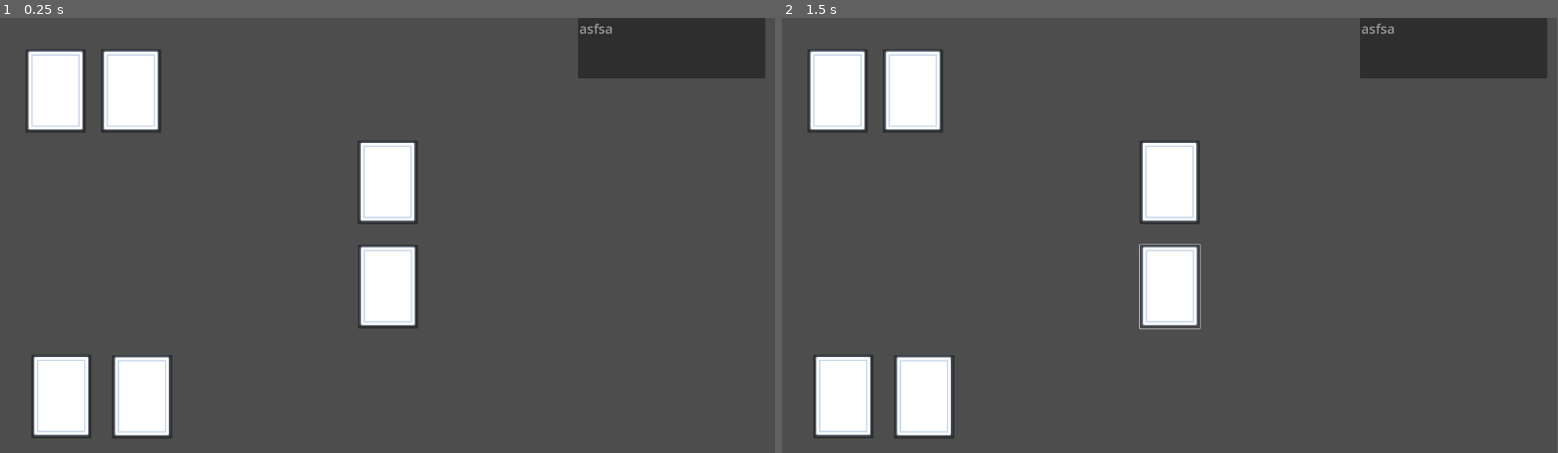
Above: before the commit, frames 1-2 (left to right).
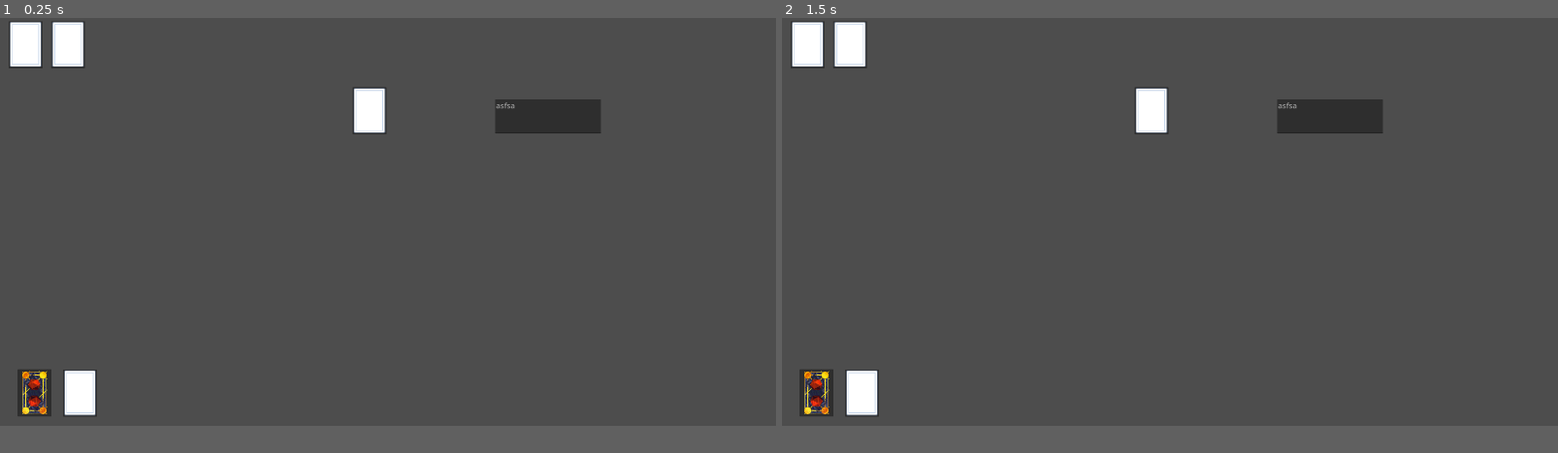
Above: after the commit, the same moments.

Repository: kxjjuneau/CardGameTest
Game: Godot game, scene res://Rooms/main.tscn
Two runs of this game, one before a commit and one after it. Both use one fixed random seed, a clock stepped at 60 frames per second and the inputs below.
Inputs (mouse positions are in pixels of both pictures, inside the frame that each line leads up to):
- Up to frame 1 (0.25 s): no input
- Up to frame 2 (1.5 s): click (1170, 287) at 0.52 s; click (1170, 287) at 1.27 s
In our replay, the window is 799x449 before the commit and 800x421 after it. These sizes can differ from the game's own. Grey fills any space a smaller window leaves; there, only what the larger window draws over its background counts as a difference.

The runs differ from the first frame. In frame 1, 14% of the frame differs, in the area x 1-99%, y 0-97%; in frame 2, 14%.

Commit message:
tarot cards instead with coin animation
tarot cards instead with coin animation

Diff:
--- a/Rooms/MainRoomScript.gd
+++ b/Rooms/MainRoomScript.gd
@@ -1,12 +1,12 @@
 extends Node
 
-@onready var DropZonestatic_body_2d: Node2D = $Camera2D/PlayerDropZone
 @onready var oponent_drop_zone: Node2D = $Camera2D/OponentDropZone
 
 @onready var oponent_deck_1: Node2D = $Camera2D/OponentDeck1
+@onready var player_deck_1: Node2D = $Camera2D/PlayerDeck1
 
 @onready var debug_panel: Node2D = $Camera2D/DEBUGPanel
-
+const PLAYED_MINOR_EFFECT = preload("res://scenes/effects/played_minor_effect.tscn")
 var debugText: TextEdit = null
 var debugTextforhealth = "Player %s  \n  CPU: %s \n"
 @onready var camera_2d: Camera2D = $Camera2D
@@ -32,12 +32,17 @@
 		# Update the position of the instance to follow the mouse position
 		staticBody.position = mousepos
 		if Input.is_action_pressed("selected") && timer <= 0:
-			staticBody.position = DropZonestatic_body_2d.global_position
+			##staticBody.position = DropZonestatic_body_2d.global_position
 			##follow_scene_instance.queue_free()
+			var effect = PLAYED_MINOR_EFFECT.instantiate()
+			effect.position = player_deck_1.global_position
+			add_child(effect)
 			staticBody = null
+
 			timer = 10
 			cpuTurn()
 			executeTurn()
+
 
 
 
--- a/Rooms/main.tscn
+++ b/Rooms/main.tscn
@@ -1,44 +1,62 @@
-[gd_scene load_steps=4 format=3 uid="uid://bpwekdgf5u6kx"]
+[gd_scene load_steps=5 format=3 uid="uid://bpwekdgf5u6kx"]
 
 [ext_resource type="PackedScene" uid="uid://cpu846x4ljq0c" path="res://objects/drop_zone_main.tscn" id="1_ocay2"]
 [ext_resource type="Script" path="res://Rooms/MainRoomScript.gd" id="1_p4eas"]
+[ext_resource type="Texture2D" uid="uid://dyqbvshlflkxw" path="res://Assets/MajorArcana/CardBack.png" id="3_0rues"]
 [ext_resource type="PackedScene" uid="uid://bkbyx8vfltjvp" path="res://debug_panel.tscn" id="4_4ipfj"]
 
 [node name="Main" type="Node"]
 script = ExtResource("1_p4eas")
 
 [node name="Camera2D" type="Camera2D" parent="."]
-position = Vector2(1152, 648)
+position = Vector2(2006, 13)
 zoom = Vector2(0.5, 0.5)
 
-[node name="PlayerDropZone" parent="Camera2D" instance=ExtResource("1_ocay2")]
-position = Vector2(1, 151)
-
 [node name="PlayerDeck2" parent="Camera2D" instance=ExtResource("1_ocay2")]
-position = Vector2(-730, 479)
+position = Vector2(-1626, 905)
 
 [node name="OponentDeck2" parent="Camera2D" instance=ExtResource("1_ocay2")]
-position = Vector2(-763, -432)
+position = Vector2(-1689, -940)
 
 [node name="OponentDeck1" parent="Camera2D" instance=ExtResource("1_ocay2")]
-position = Vector2(-987, -432)
+position = Vector2(-1913, -940)
+
+[node name="Control" parent="Camera2D/OponentDeck1" index="0"]
+metadata/_edit_use_anchors_ = true
+
+[node name="Button" parent="Camera2D/OponentDeck1/Control" index="0"]
+metadata/_edit_use_anchors_ = true
 
 [node name="OponentDropZone" parent="Camera2D" instance=ExtResource("1_ocay2")]
-position = Vector2(0, -160)
+position = Vector2(-98, -590)
 
 [node name="PlayerDeck1" parent="Camera2D" instance=ExtResource("1_ocay2")]
-position = Vector2(-970, 478)
+position = Vector2(-1866, 904)
+
+[node name="Control" parent="Camera2D/PlayerDeck1" index="0"]
+metadata/_edit_use_anchors_ = true
+
+[node name="Button" parent="Camera2D/PlayerDeck1/Control" index="0"]
+layout_mode = 1
+anchors_preset = -1
+anchor_top = -3.075
+anchor_right = 2.554
+offset_top = 0.0
+offset_right = -12.16
+metadata/_edit_use_anchors_ = true
+
+[node name="Sprite2D" parent="Camera2D/PlayerDeck1/StaticBody2D" index="1"]
+scale = Vector2(0.5, 0.5)
+texture = ExtResource("3_0rues")
 
 [node name="DEBUGPanel" parent="Camera2D" instance=ExtResource("4_4ipfj")]
 position = Vector2(558, -658)
 
-[connection signal="ButtonPressed" from="Camera2D/PlayerDropZone" to="." method="_on_player_drop_zone_button_pressed"]
 [connection signal="ButtonPressed" from="Camera2D/PlayerDeck2" to="." method="_on_player_deck_2_button_pressed"]
 [connection signal="ButtonPressed" from="Camera2D/OponentDeck2" to="." method="_on_oponent_deck_2_button_pressed"]
 [connection signal="ButtonPressed" from="Camera2D/OponentDeck1" to="." method="_on_oponent_deck_1_button_pressed"]
 [connection signal="ButtonPressed" from="Camera2D/OponentDropZone" to="." method="_on_oponent_drop_zone_button_pressed"]
 [connection signal="ButtonPressed" from="Camera2D/PlayerDeck1" to="." method="_on_player_deck_1_button_pressed"]
 
-[editable path="Camera2D/PlayerDropZone"]
 [editable path="Camera2D/OponentDeck1"]
 [editable path="Camera2D/PlayerDeck1"]
--- a/autoloader.gd
+++ b/autoloader.gd
@@ -12,37 +12,56 @@
 const CARD_CLUBS_J = preload("res://simple-card-pile-ui-e9f52b0b3485fb83dd8072fe8098e820d5b90236/assets/card_clubs_J.png")
 const CARD_CLUBS_K = preload("res://simple-card-pile-ui-e9f52b0b3485fb83dd8072fe8098e820d5b90236/assets/card_clubs_K.png")
 const CARD_CLUBS_Q = preload("res://simple-card-pile-ui-e9f52b0b3485fb83dd8072fe8098e820d5b90236/assets/card_clubs_Q.png")
+const _1_OFCOINS = preload("res://Assets/MinorArcana/Coins/1ofcoins.png")
+const _2_OFCOINS = preload("res://Assets/MinorArcana/Coins/2ofcoins.png")
+const _3_OFCOINS = preload("res://Assets/MinorArcana/Coins/3ofcoins.png")
+const _4_OF_COINS = preload("res://Assets/MinorArcana/Coins/4OfCoins.png")
+const _5_OFCOINS = preload("res://Assets/MinorArcana/Coins/5ofcoins.png")
+const _6_OFCOINS = preload("res://Assets/MinorArcana/Coins/6ofcoins.png")
+const _7_OFCOINS = preload("res://Assets/MinorArcana/Coins/7ofcoins.png")
+const _8_OF_COINS = preload("res://Assets/MinorArcana/Coins/8ofCoins.png")
+const _9_OFCOINS = preload("res://Assets/MinorArcana/Coins/9ofcoins.png")
+const _10_OFCOINS = preload("res://Assets/MinorArcana/Coins/10ofcoins.png")
+const KINGOFCOINS = preload("res://Assets/MinorArcana/Coins/kingofcoins.png")
+const KNIGHTOFCOINS = preload("res://Assets/MinorArcana/Coins/knightofcoins.png")
+const PAGEOFCOINS = preload("res://Assets/MinorArcana/Coins/pageofcoins.png")
+const QUEENOFCOINS = preload("res://Assets/MinorArcana/Coins/queenofcoins.png")
 enum CardType {
-	CLUBS_02,
-	CLUBS_03,
-	CLUBS_04,
-	CLUBS_05,
-	CLUBS_06,
-	CLUBS_07,
-	CLUBS_08,
-	CLUBS_09,
-	CLUBS_10,
-	CLUBS_A,
-	CLUBS_J,
-	CLUBS_K,
-	CLUBS_Q
+	COINS_1,
+	COINS_2,
+	COINS_3,
+	COINS_4,
+	COINS_5,
+	COINS_6,
+	COINS_7,
+	COINS_8,
+	COINS_9,
+	COINS_10,
+	COINS_PA,
+	COINS_KN,
+	COINS_QU,
+	COINS_KI
+
+
 }
 
 
 var card_dict = {
-	CardType.CLUBS_02: Card.new("2 of Clubs", "Clubs", 2, CARD_CLUBS_02),
-	CardType.CLUBS_03: Card.new("3 of Clubs", "Clubs", 3, CARD_CLUBS_03),
-	CardType.CLUBS_04: Card.new("4 of Clubs", "Clubs", 4, CARD_CLUBS_04),
-	CardType.CLUBS_05: Card.new("5 of Clubs", "Clubs", 5, CARD_CLUBS_05),
-	CardType.CLUBS_06: Card.new("6 of Clubs", "Clubs", 6, CARD_CLUBS_06),
-	CardType.CLUBS_07: Card.new("7 of Clubs", "Clubs", 7, CARD_CLUBS_07),
-	CardType.CLUBS_08: Card.new("8 of Clubs", "Clubs", 8, CARD_CLUBS_08),
-	CardType.CLUBS_09: Card.new("9 of Clubs", "Clubs", 9, CARD_CLUBS_09),
-	CardType.CLUBS_10: Card.new("10 of Clubs", "Clubs", 10, CARD_CLUBS_10),
-	CardType.CLUBS_A: Card.new("Ace of Clubs", "Clubs", 11, CARD_CLUBS_A),
-	CardType.CLUBS_J: Card.new("Jack of Clubs", "Clubs", 10, CARD_CLUBS_J),
-	CardType.CLUBS_Q: Card.new("Queen of Clubs", "Clubs", 10, CARD_CLUBS_Q),
-	CardType.CLUBS_K: Card.new("King of Clubs", "Clubs", 10, CARD_CLUBS_K)
+	CardType.COINS_1 :  Card.new("1 of Coins",     "Clubs", 2,  _1_OFCOINS),
+	CardType.COINS_2 :  Card.new("2 of Coins",     "Clubs", 3,  _2_OFCOINS),
+	CardType.COINS_3 :  Card.new("3 of Coins",     "Clubs", 4,  _3_OFCOINS),
+	CardType.COINS_4 :  Card.new("4 of Coins",     "Clubs", 5,  _4_OF_COINS),
+	CardType.COINS_5 :  Card.new("5 of Coins",     "Clubs", 6,  _5_OFCOINS),
+	CardType.COINS_6 :  Card.new("6 of Coins",     "Clubs", 7,  _6_OFCOINS),
+	CardType.COINS_7 :  Card.new("7 of Coins",     "Clubs", 8,  _7_OFCOINS),
+	CardType.COINS_8 :  Card.new("8 of Coins",     "Clubs", 9,  _8_OF_COINS),
+	CardType.COINS_9 :  Card.new("9 of Coinss",    "Clubs", 10, _9_OFCOINS),
+	CardType.COINS_10 : Card.new("10 of Coinss",    "Clubs", 11, _10_OFCOINS),
+	CardType.COINS_PA : Card.new("Page of Coins",   "Clubs", 12, PAGEOFCOINS),
+	CardType.COINS_KN : Card.new("Knight of Coins", "Clubs", 13, KNIGHTOFCOINS),
+	CardType.COINS_QU : Card.new("Queen of Coins",  "Clubs", 14, QUEENOFCOINS),
+	CardType.COINS_KI : Card.new("King of Coins",   "Clubs", 15, KINGOFCOINS)
+
 }
 
 # Called when the node enters the scene tree for the first time.
--- a/objects/card_root.tscn
+++ b/objects/card_root.tscn
@@ -1,10 +1,10 @@
 [gd_scene load_steps=4 format=3 uid="uid://bmidb1ui2fnj3"]
 
 [ext_resource type="Script" path="res://objects/card_root.gd" id="1_fci3r"]
-[ext_resource type="Texture2D" uid="uid://ben7qqx34vpkq" path="res://simple-card-pile-ui-e9f52b0b3485fb83dd8072fe8098e820d5b90236/assets/card_back.png" id="1_wthku"]
+[ext_resource type="Texture2D" uid="uid://dyqbvshlflkxw" path="res://Assets/MajorArcana/CardBack.png" id="2_gyejq"]
 
 [sub_resource type="RectangleShape2D" id="RectangleShape2D_p703j"]
-size = Vector2(164, 234)
+size = Vector2(137, 234)
 
 [node name="CardRoot" type="Node2D"]
 script = ExtResource("1_fci3r")
@@ -12,8 +12,8 @@
 [node name="StaticBody2D" type="StaticBody2D" parent="."]
 
 [node name="Sprite2D" type="Sprite2D" parent="StaticBody2D"]
-texture = ExtResource("1_wthku")
+texture = ExtResource("2_gyejq")
 
 [node name="CollisionShape2D" type="CollisionShape2D" parent="StaticBody2D"]
-position = Vector2(1, 1)
+position = Vector2(-0.5, 0)
 shape = SubResource("RectangleShape2D_p703j")
--- a/project.godot
+++ b/project.godot
@@ -20,6 +20,12 @@
 CardData="*res://autoloader.gd"
 CardClass="*res://card_class.gd"
 
+[display]
+
+window/size/viewport_width=2048
+window/size/viewport_height=1080
+window/stretch/mode="viewport"
+
 [dotnet]
 
 project/assembly_name="cardgameTest"
--- /dev/null
+++ b/scenes/effects/played_minor_effect.tscn
@@ -0,0 +1,51 @@
+[gd_scene load_steps=6 format=3 uid="uid://du7co1majiomp"]
+
+[ext_resource type="Script" path="res://scripts/Minor/effects/played_minor_effect.gd" id="1_4bqb6"]
+[ext_resource type="Texture2D" uid="uid://wqwlc8dkvbpe" path="res://Assets/effects/CoinEffect.png" id="2_b11uj"]
+
+[sub_resource type="Animation" id="Animation_65aer"]
+resource_name = "minor_effect_animation"
+tracks/0/type = "value"
+tracks/0/imported = false
+tracks/0/enabled = true
+tracks/0/path = NodePath("Sprite2D:position")
+tracks/0/interp = 2
+tracks/0/loop_wrap = true
+tracks/0/keys = {
+"times": PackedFloat32Array(0.0333333, 1),
+"transitions": PackedFloat32Array(0.210224, 1),
+"update": 0,
+"values": [Vector2(0, 0), Vector2(0, -250)]
+}
+
+[sub_resource type="Animation" id="Animation_kfnit"]
+length = 0.001
+tracks/0/type = "value"
+tracks/0/imported = false
+tracks/0/enabled = true
+tracks/0/path = NodePath("Sprite2D:position")
+tracks/0/interp = 1
+tracks/0/loop_wrap = true
+tracks/0/keys = {
+"times": PackedFloat32Array(0),
+"transitions": PackedFloat32Array(1),
+"update": 0,
+"values": [Vector2(0, 0)]
+}
+
+[sub_resource type="AnimationLibrary" id="AnimationLibrary_rlm3a"]
+_data = {
+"RESET": SubResource("Animation_kfnit"),
+"minor_effect_animation": SubResource("Animation_65aer")
+}
+
+[node name="Node2D" type="Node2D"]
+script = ExtResource("1_4bqb6")
+
+[node name="Sprite2D" type="Sprite2D" parent="."]
+texture = ExtResource("2_b11uj")
+
+[node name="AnimationPlayer" type="AnimationPlayer" parent="."]
+libraries = {
+"": SubResource("AnimationLibrary_rlm3a")
+}
--- /dev/null
+++ b/scenes/objects/Hand.tscn
@@ -0,0 +1,7 @@
+[gd_scene format=3 uid="uid://nx4kj3quoagy"]
+
+[node name="Node2D" type="Node2D"]
+
+[node name="CanvasLayer" type="CanvasLayer" parent="."]
+
+[node name="Sprite2D" type="Sprite2D" parent="."]
--- /dev/null
+++ b/scripts/Minor/effects/played_minor_effect.gd
@@ -0,0 +1,17 @@
+extends Node2D
+@onready var animation_player: AnimationPlayer = $AnimationPlayer
+@onready var sprite_2d: Sprite2D = $Sprite2D
+
+
+
+# Called when the node enters the scene tree for the first time.
+func _ready() -> void:
+	animation_player.play("minor_effect_animation")
+
+
+# Called every frame. 'delta' is the elapsed time since the previous frame.
+func _process(delta: float) -> void:
+	if animation_player.is_playing() :
+		sprite_2d.modulate.a -= 0.01
+	else :
+		queue_free()
Binary file added: Assets/MajorArcana/CardBack.png
Not shown, added: Assets/MajorArcana/CardBack.png.import
Binary file added: Assets/MajorArcana/Chariot.png
Not shown, added: Assets/MajorArcana/Chariot.png.import
Binary file added: Assets/MajorArcana/Death.png
Not shown, added: Assets/MajorArcana/Death.png.import
Binary file added: Assets/MajorArcana/Devil.png
Not shown, added: Assets/MajorArcana/Devil.png.import
Binary file added: Assets/MajorArcana/Emperor.png
Not shown, added: Assets/MajorArcana/Emperor.png.import
Binary file added: Assets/MajorArcana/Empress.png
Not shown, added: Assets/MajorArcana/Empress.png.import
(and 173 more such lines)
